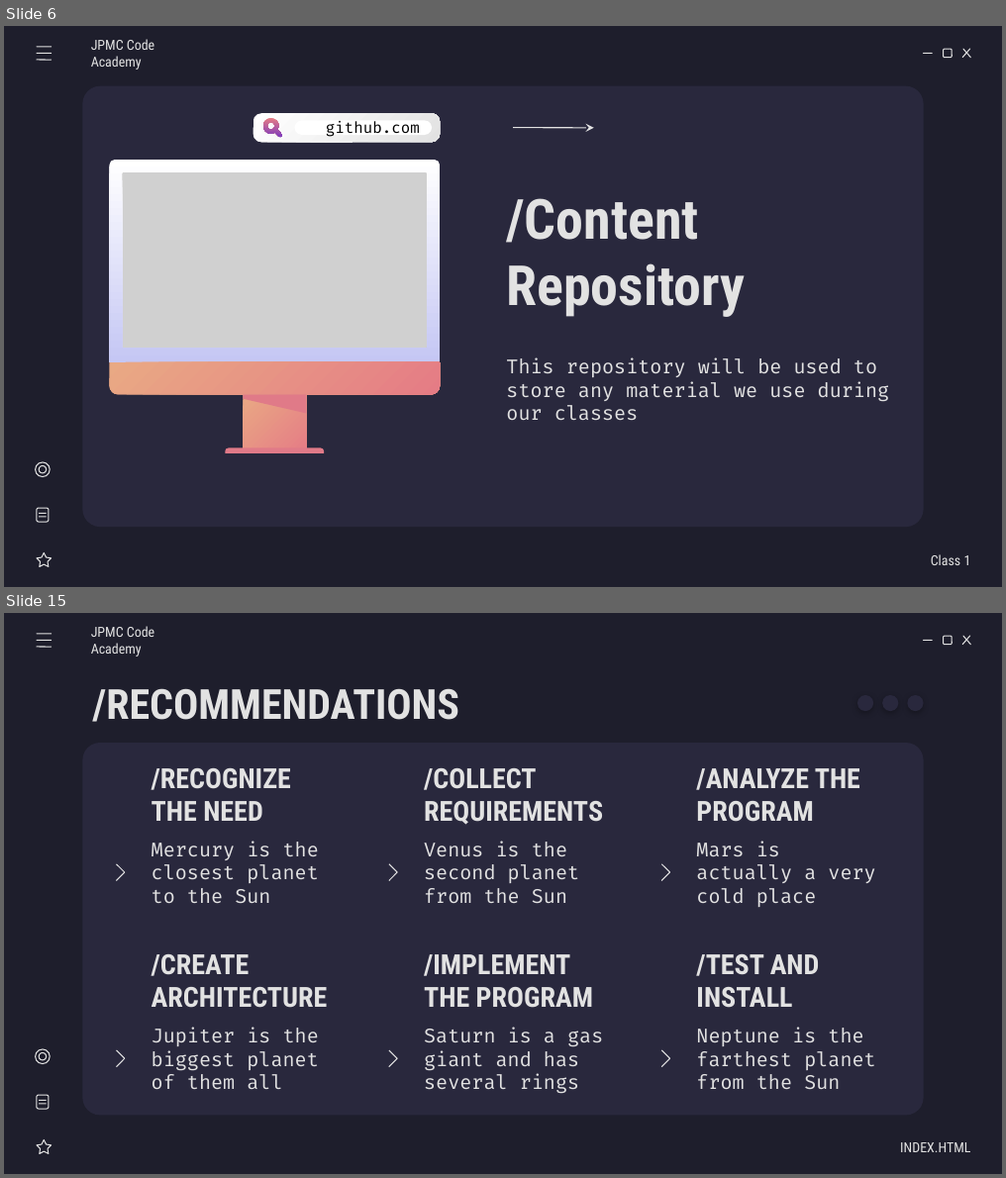
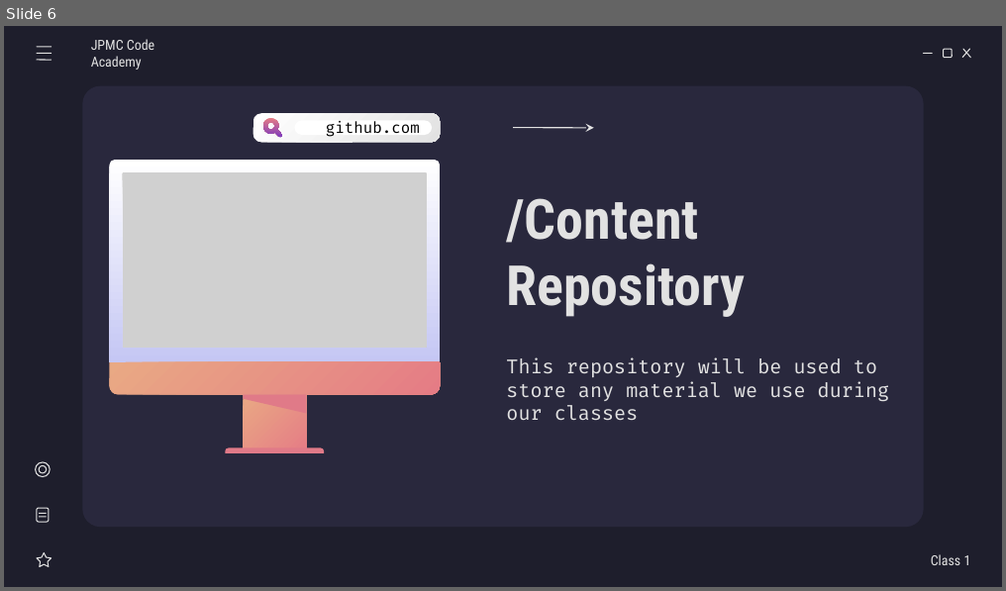
Before and after one commit to RasT110e5/code-academy-jpmc, a slide deck: classes/class-1/class1-slides.odp. Shown one above the other, each under a label of ours: slides 6 and 15 before the commit, slide 6 after it; the slides between them are not shown. The pictures are 1006x1178 and 1006x591 pixels, drawn with LibreOffice and Linux fonts; fonts in the diff are those of the drawing; grey boxes stand for pictures. Boxes give left, top, right and bottom in pixels: in the first picture for what was removed or moved away, otherwise in the second. Text is boxed around its words. In the diff, an @@ line names an element or a change of style, - is before the commit and + after.

```diff
--- a/classes/class-1/class1-slides.odp
+++ b/classes/class-1/class1-slides.odp
@@ slide 15 removed at (4, 613, 1002, 1174), background #1E1E2C; not listed: 4 template elements that a slide beside it also shows @@
@@ line removed from (37, 634) to (51, 634) @@
@@ line removed from (37, 640) to (51, 640) @@
@@ subtitle removed at (91, 626, 154, 657) @@
-JPMC Code Academy
@@ line removed from (37, 647) to (51, 647) @@
@@ title removed at (92, 688, 459, 722) @@
-/RECOMMENDATIONS
@@ ellipse removed at (857, 695, 873, 711) @@
@@ ellipse removed at (882, 695, 898, 711) @@
@@ ellipse removed at (907, 695, 923, 711) @@
@@ rounded rectangle removed at (83, 743, 923, 1115) @@
@@ title removed at (152, 768, 291, 821) @@
-/RECOGNIZE THE NEED
@@ title removed at (424, 768, 603, 825) @@
-/COLLECT REQUIREMENTS
@@ title removed at (696, 768, 860, 822) @@
-/ANALYZE THE PROGRAM
@@ subtitle removed at (152, 841, 319, 903) @@
-Mercury is the closest planet to the Sun
@@ subtitle removed at (424, 841, 579, 903) @@
-Venus is the second planet from the Sun
@@ subtitle removed at (696, 841, 875, 907) @@
-Mars is actually a very cold place
@@ freeform shape removed at (117, 864, 125, 881) @@
@@ freeform shape removed at (389, 864, 397, 881) @@
@@ freeform shape removed at (661, 864, 669, 881) @@
@@ title removed at (152, 955, 328, 1008) @@
-/CREATE ARCHITECTURE
@@ title removed at (424, 955, 593, 1008) @@
-/IMPLEMENT THE PROGRAM
@@ title removed at (696, 955, 820, 1008) @@
-/TEST AND INSTALL
@@ subtitle removed at (152, 1028, 319, 1089) @@
-Jupiter is the biggest planet of them all
@@ subtitle removed at (424, 1028, 603, 1094) @@
-Saturn is a gas giant and has several rings
@@ subtitle removed at (696, 1028, 875, 1089) @@
-Neptune is the farthest planet from the Sun
@@ group removed at (35, 1049, 52, 1154): 2 lines, 2 ellipses, 1 star, 1 rounded rectangle @@
@@ freeform shape removed at (117, 1051, 125, 1067) @@
@@ freeform shape removed at (389, 1051, 397, 1067) @@
@@ freeform shape removed at (661, 1051, 669, 1067) @@
@@ subtitle removed at (900, 1143, 970, 1153) @@
-INDEX.HTML
```
Also in this commit, not shown: 2 slides changed, 12 slides added, 31 other slides removed, 4 other files.
